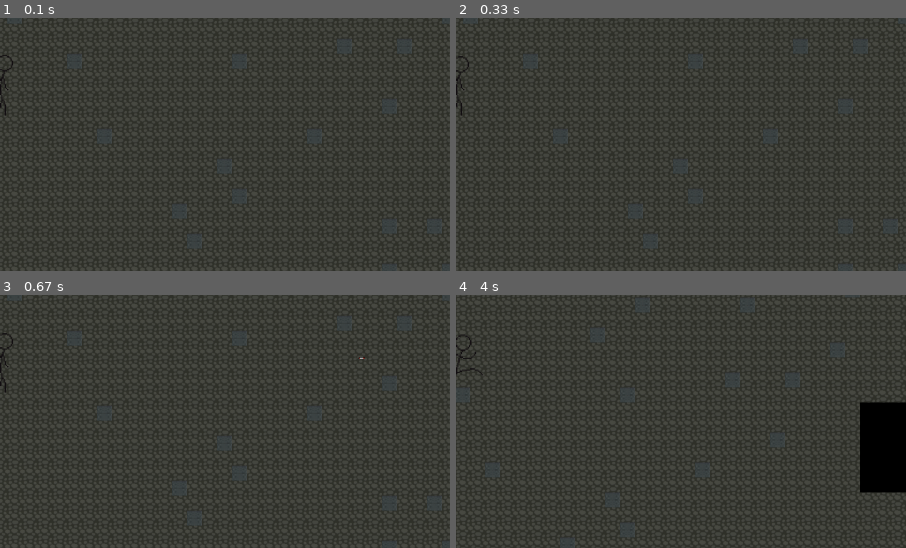
Above: before the commit, frames 1-4 (two rows, left to right).
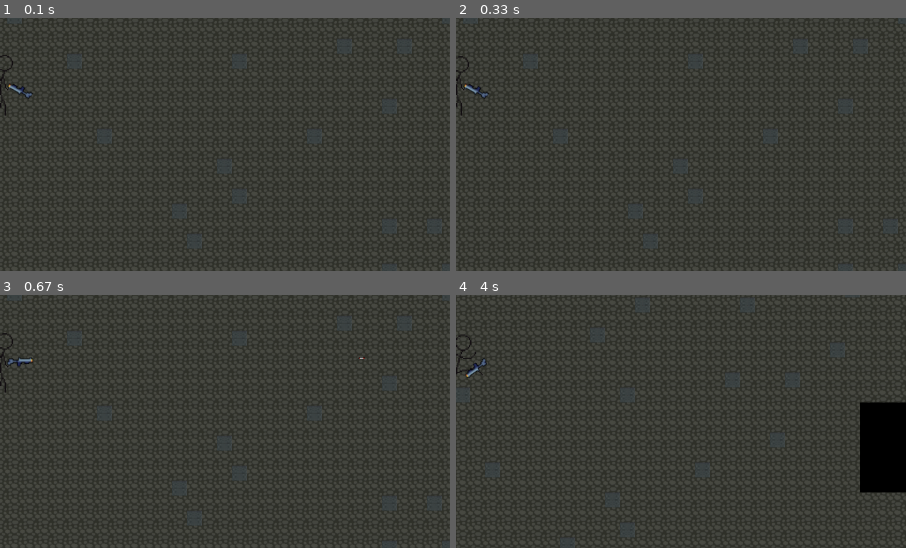
Above: after the commit, the same moments.

Repository: Flugerops/Down-to-the-roots-pygame
Game: pygame game, started from game.py
The game is run twice, just before and just after one commit, with the same random seed, the same clock (stepped at 60 frames per second) and the same inputs.
Inputs (mouse positions are % of the whole screen's width and height, from its top left):
- Up to frame 1 (0.1 s): no input
- Up to frame 2 (0.33 s): no input
- Up to frame 3 (0.67 s): click (50, 50) at 0.38 s
- Up to frame 4 (4 s): hold D 0.67-1.13 s; move the mouse to (46, 55) at 0.7 s; hold W 1.17-1.47 s; hold D 1.5-1.97 s; hold A 2-2.53 s; hold S 2.57-2.87 s; hold A 2.9-3.3 s; hold W 3.33-3.7 s; hold D from 3.73 s (still down)
The pictures show only the part of the screen within x 49-99%, y 38-88%; the shares and areas given below are measured in that part.

The runs differ from the first frame. In frame 1, 0.1% of the frame differs, in the area x 1-8%, y 26-32%; in frame 2, 0.1%; in frame 3, 0.1%, in the area x 1-8%, y 24-29%; in frame 4, 0.1%.

Commit message:
weapon realisation(totally not hte best but ok for now)

Diff:
--- a/entities/player.py
+++ b/entities/player.py
@@ -1,4 +1,4 @@
-from math import sqrt, degrees, atan2
+from math import sqrt, degrees, atan2, pi
 from pygame import sprite, image, Vector2, transform, key, K_w, K_s, K_d, K_a, Rect, mouse, mask, KEYUP, draw
 from settings import WIDTH, HEIGHT
 from layer import Spritesheet, bullet_group, all_sprites_group
@@ -14,6 +14,9 @@
         self.w = w
         self.h = h
         self.size = size
+        self.weapon_img = image.load("assets/weapons/2_1.png").convert()
+        self.weapon_img = transform.rotozoom(self.weapon_img, 0, size)
+        self.weapon_img.set_colorkey((0,0,0))
         self.image = self.idle.get_image(4, w, h, size, (0,0,0))
         self.pos = Vector2(WIDTH, HEIGHT)
         self.speed = speed
@@ -65,6 +68,23 @@
         self.rect.center = self.pos
 
 
+    # def handle_weapons(self, screen):
+    #     mouse_x, mouse_y = mouse.get_pos()
+    #     rel_x, rel_y = mouse_x - self.pos.x, mouse_y - self.pos.y
+    #     angle = (180 / pi) * -atan2(rel_y, rel_x)
+    #     offset_x = self.rect.centerx - WIDTH // 2
+    #     offset_y = self.rect.centery - HEIGHT // 2
+    #     self.get_mouse_pos()
+    #     weapon_copy = transform.rotate(self.weapon_img, angle + self.angle)
+    #     screen.blit(weapon_copy, (offset_x+15-int(weapon_copy.get_width()/2), offset_y+25-int(weapon_copy.get_height()/2)))
+
+    def handle_weapons(self, screen):
+        self.get_mouse_pos()
+        weapon_copy = transform.rotate(self.weapon_img, -self.angle)
+        offset_x = self.rect.centerx - WIDTH // 2
+        offset_y = self.rect.centery - HEIGHT // 2
+        screen.blit(weapon_copy, (self.rect.centerx - offset_x, self.rect.centery - offset_y))
+
     def get_mouse_pos(self):
         self.mouse_coords = mouse.get_pos()
         self.x_changed_mouse = (self.mouse_coords[0] - WIDTH // 2)
--- a/game.py
+++ b/game.py
@@ -9,6 +9,7 @@
 
 pygame.init()
 
+#TODO REMEMBER THAT TO GET SPAWN POS YOU NEED TO DIVIDE WIDTH AND HEIGHT BY 2 WIDTH // 2 HEIGHT // 2
 
 screen = pygame.display.set_mode((WIDTH, HEIGHT))
 pygame.display.set_caption("Down to the roots")
@@ -30,7 +31,7 @@
             exit()
     # all_sprites_group.draw(screen)
     camera.custom_draw(player=player, screen=screen)
-
+    player.handle_weapons(screen)
     all_sprites_group.update()
     # screen.blit(background, (0, 0))
     # screen.blit(player.mask_image, (0,0))
Binary file added: assets/weapons/2_1.png
